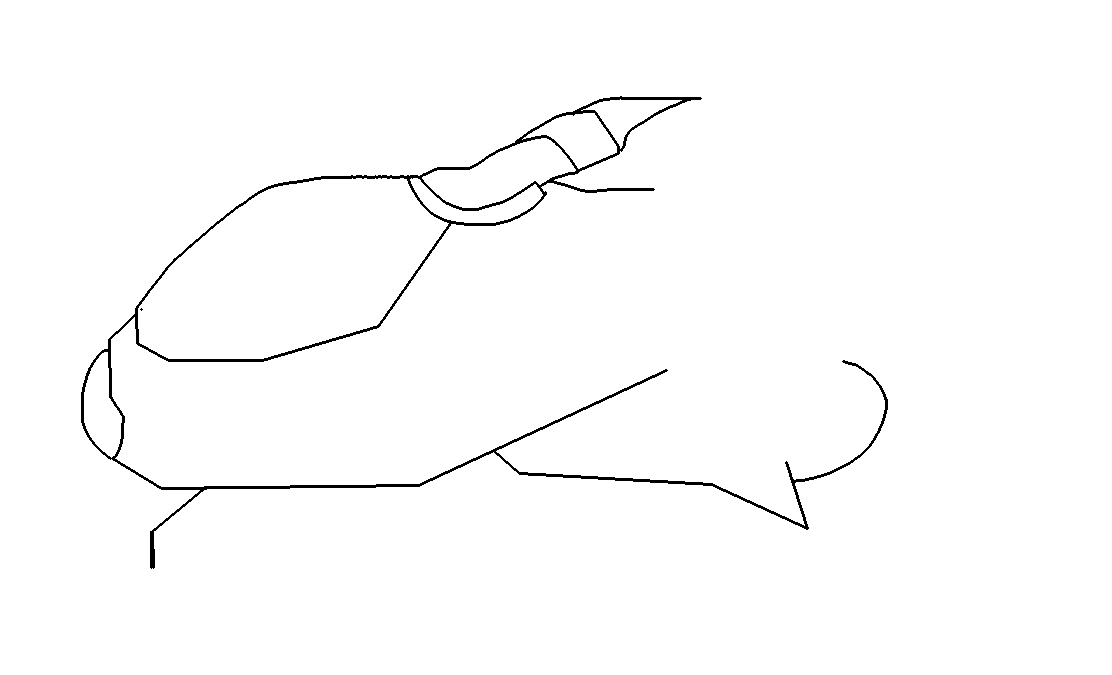
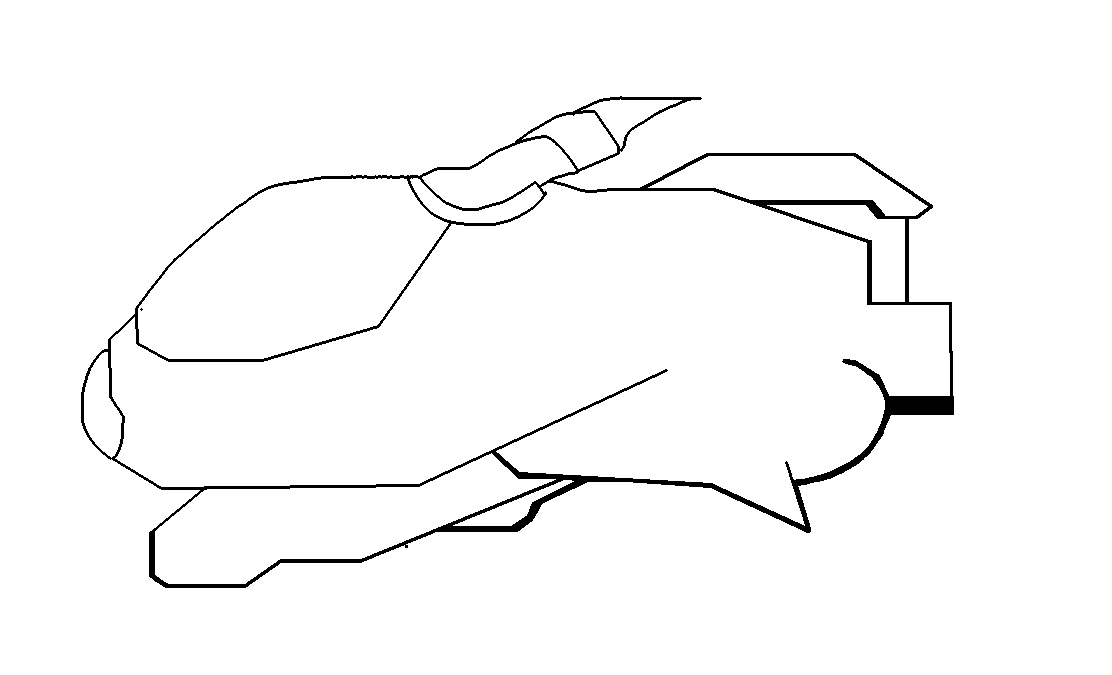
Layer changes from the first (1112, 675) image to the second:
painted on "new version" over [149, 153, 954, 588]
